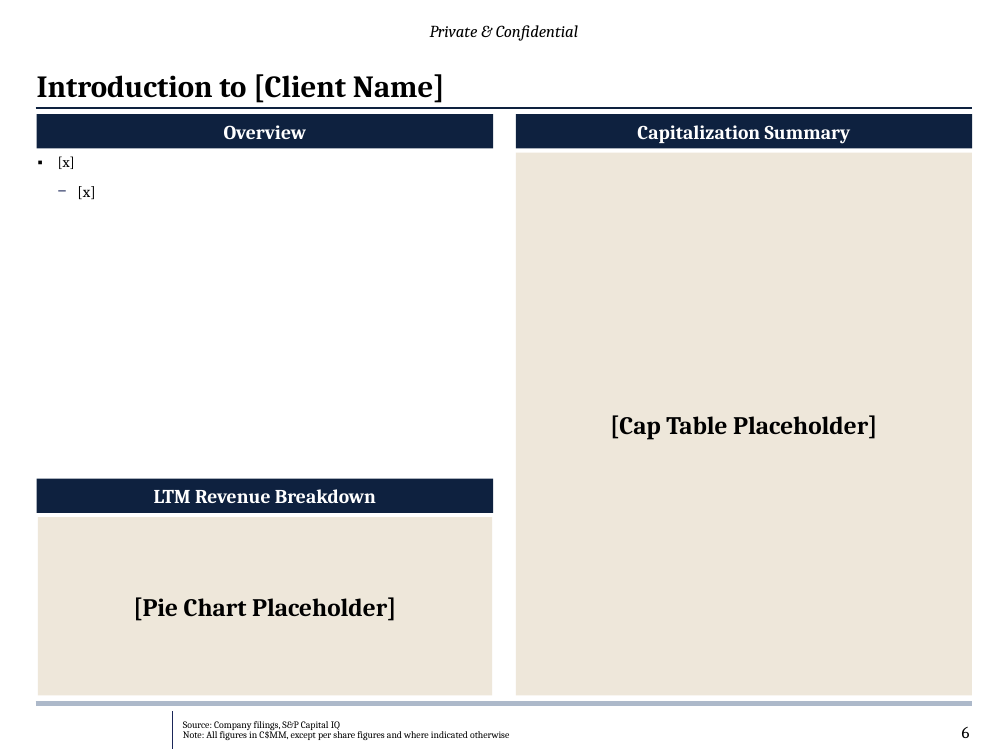
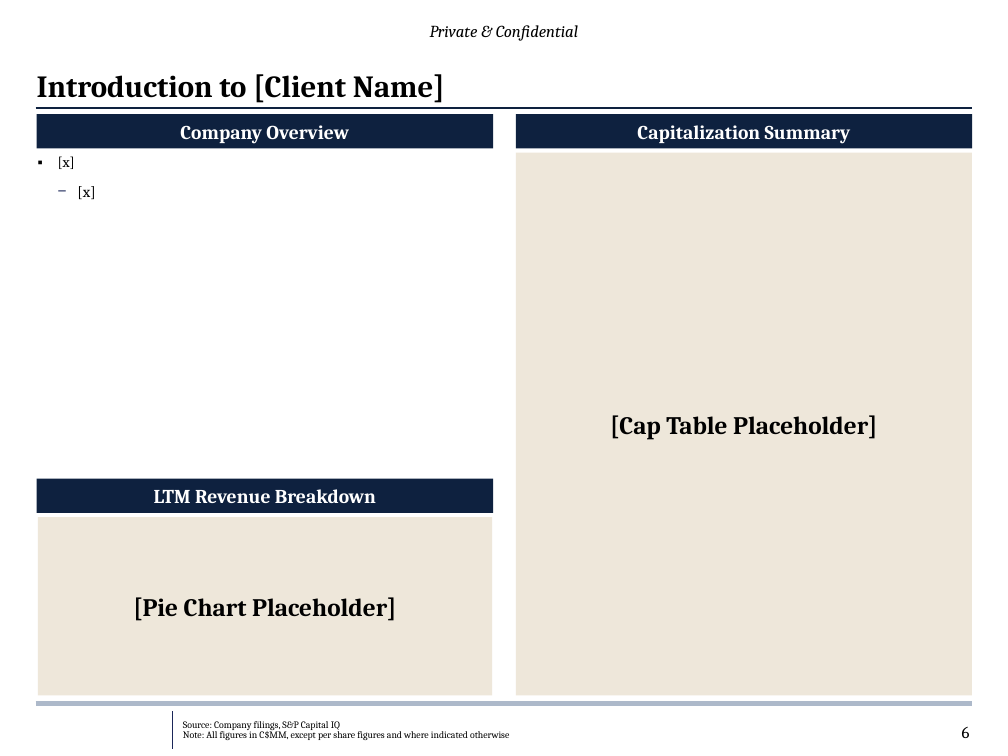
Before and after one commit to tatewilsonwork/infor-beta-test, a slide deck: slide 7 of infor-beta/templates/INFOR Slide Library.pptx. Drawn at 1008x756 pixels with LibreOffice and Linux fonts; fonts in the diff are those of the drawing; background and template pictures are left out. Boxes give left, top, right and bottom in pixels: in the first picture for what was removed or moved away, otherwise in the second. Text is boxed around its words. In the diff, an @@ line names an element or a change of style, - is before the commit and + after.

```diff
--- a/infor-beta/templates/INFOR Slide Library.pptx
+++ b/infor-beta/templates/INFOR Slide Library.pptx
@@ text in rectangle at [180,125,349,143]: text changed @@
-Overview
+Company Overview
```
Also in this commit, not shown: 1 slide added, 37 other files.
